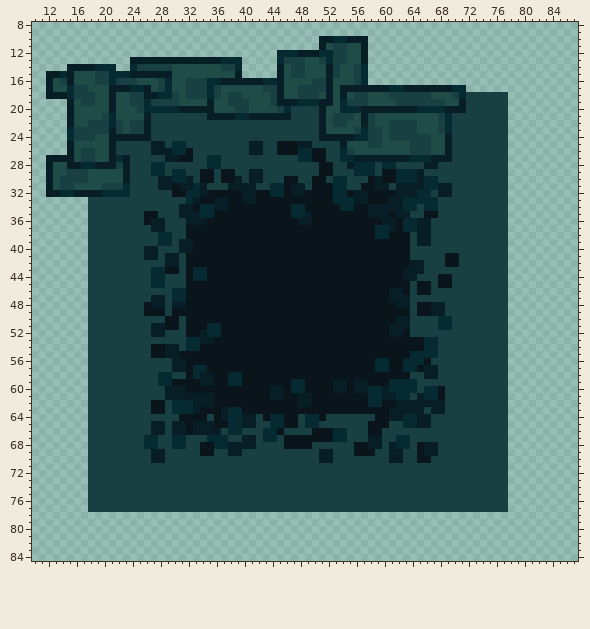
Sprite sheet, stored at public/images/ground.png. The picture above is the old version.
The file is 96x96 pixels. Shown: x 10..87, y 8..84.
After the commit:
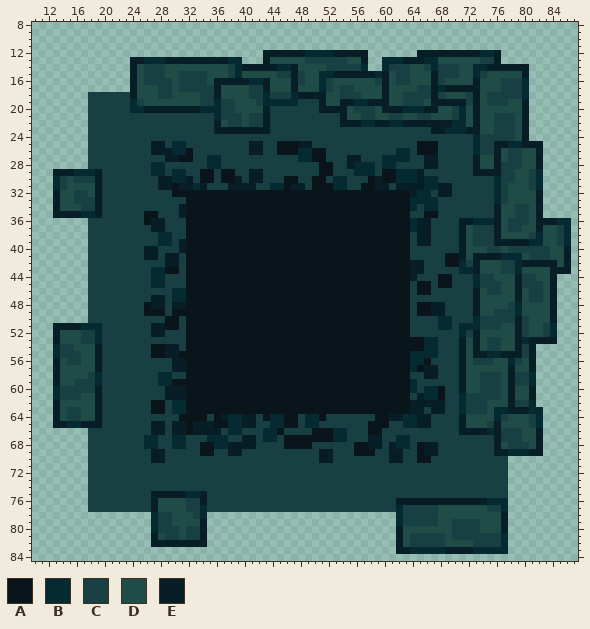
Palette (. is transparent): A #09151b  B #052a32  C #184042  D #204c48  E #081e26
What changed:
Changed rows in their new state; - is an unchanged pixel.
first column x 12:
10 ---------------------------------------.......-----------------------------
11 ---------------------------------------.......-----------------------------
12 -------------------------------EEEEE-BB--EEEE--------EEEEEEEEEBBE----------
13 --------------BBB--------E-----EDDDDDCC-C-------BBBEEEBBDDDDDDCCE----------
14 ---.......--ED---D-------D--EEEEEBBED---C-CC----BCCCDDCBCCCDDBBEEEEEE------
15 ............-DCCCD-CCCC---CBDDDDDCCE---BBEEEEEEBEDCCDDDECCCDDBCDDDDDE------
16 ............E-CC-C-C---DE----BBEDD-EC-DBC---DDDCEDCCDDDECDDDDEDDDCCCB------
17 ............EDD--C-C---CE----CCEDD-EDDDBC-CCDDDD-DDDDCC-B-EEEEDDDCCCB------
18 ......-CCCCCEDDDCCD-DD-CE-DD-CCB-CCBEEEED-CC-D--EDD----EC-DD-ED---CCB------
19 ---...-CCCCCB-DDDDD---CCBC-DD-CBBBBBCCC-D-EEBBEEE-D---DEEEE--ED---DDE------
20 ---...CCCCCCBBEEEEE---BBBCCDD--EC-C-----EEEDCCCD---BB-EEDDCBDEDDDDDDE------
21 ---...CC-CCCCCC--------CBCCCDCC-CCC----CC-ED-C---CC--CC-DD-BDEDD--CDE------
22 ---...---C-C--C---------ED--D--E-------CC-EEEBBEEBBEEEEEEEBBDEDD--CDE------
23 ---...---C-C--C---------EEEEEEEE-------CCCCC-C--C----CCEE-BBEEDD--CDE------
24 ---...-CCCCCCCC------------------------CCCCCCC--C------CCC---B----CDE------
25 ---...CCCC--------------------------------CCCC--CCCC-AAACC---B--EEBBEEE----
26 ---...-CCC--------------------------------C-CCCCCCBB-AAACC---B--EDCCDDE----
27 ......-CCCCC------------------------------CE-CCCBBBBCCE-CC---EDDEDCCDDE----
28 ......CCCC-C-------------------------------------------------EDDE-CCDDE----
29 .EEEBBBECCCC-------------------------------------------------EEEE-CDDCB----
30 .B-D--CECCCC----------------------------------------------------B-CDDCB----
31 .B-D---E---C----------------------------------------------------B-DDDCB----
32 .-DDCCD-CCCC--------AAA-----AA--AA-AA----AA-AA----AA------------B-DDDDE----
33 -EDDCC-E------------AA--AA--AA-----------AAAAA---AAA------------B-DDDDE----
34 -EDDDC-E------------A-AAAA---------AA-----AA--AAAAAA------------EDDCCDE----
35 -EEEEBBE------------AAAA-----------AAA--------AAA-AA------------EDDCCDE----
36 --------------------AAA-------------AA----------AA-A-------EEBBBEDCCCDEEEBB
37 -----------------------------------------------AAA-A-------ED---EDCCDDEDDCB
38 -----------------------------------------------AA----------ED---EDDDDCBDDCB
39 --------------------A--------------------------------------ED---EEEEEBBDDCB
40 --------------------A--------------------------------------EDDD--DCCCCCCDDE
41 -----------------------------------------------------------EDEEEEBBBDCCCDDE
42 -----------------------------------------------------------B-EDDD-CBEEEEEDE
43 ---------------------AA----------------------------A-------BBEDDD-CBDDDDEEE
44 ---------------------AA----------------------------A---------B--DDDECCDDE--
45 -------------------------------------------------------------B---DDECCCDE--
46 -------------------------------------------------AA----------ED--DDEDCCDE--
47 -------------------------------------------------AAA---------EDDDDDEDCCDE--
48 --------------------------------------------------AA---------EDDDDCBDDDDE--
49 -------------------------------------------------------------EDD--CBDDDDE--
50 --------------------------------------------------AA---------B----CECDDDE--
51 -EEEEBBB---------------AA------------------------AAA-------BBB---DDECDDCB--
52 -EDDDC-B--------------AAA------------------------AA--------B-EDDDDDECDDCB--
53 -EDDDC-B------------AAAA-----------------------------------EDED--DDEBEEEE--
54 -BCCDDDE------------AA-------------------------------------EDED--DDECE-----
55 -BCCCDDE---------------------------------------------------EDEEBBEEECE-----
56 -EDCCDDE---------------------------------------AA--A-------ED---DDBCDE-----
57 -EDDDDDE-------------AA------------------------AA--A-------EDDDDDDEDDE-----
58 -EDDDD-B-------------AAA--AA-------------------------------EDD---DECCB-----
59 -EDDCC-B--------------AA--AA-------AA----AA-AA---AAA-------EDD---DECCB-----
60 -BCCCC-E------------------------AA-AA----AA-AAAAAAAA-------EDD---DEDDE-----
61 -BCCCDDE------------AAAA--------AA--AA--------AAAAAA-------B-----DEDDE-----
62 -EDDDDDE------------AAAA------------AA--------AA--AA-------B---DDDECCB-----
63 -EDCCDDE------------AA---AAA---------------------AAA-------B---DBBEEEBB----
64 -EDCCDDE---------------------------------------------------EDDDDB-DDDCB----
65 -EEBBEEE---------------------------------------------------EDDD-EDDDDCB----
66 -----------------------------------------------------------EEEEBE-CCDDE----
67 ----------------------------------------------------------------E-CCDDE----
68 ----------------------------------------------------------------EDCCCDE----
69 ----------------------------------------------------------------EEBBBEE----
first column x 27:
75 EEEEEBBE-------------------------------------------
76 EDDDD--E---------------------------EEEEEEEEEEEEEBBB
77 EDDDD--B---------------------------B-----DDDDDDD--B
78 BCCDDDCB---------------------------BCCCCCDDDDDDDDDE
79 BCCDDDDE---------------------------BCCCCCDDCCCCDDDE
80 BCCCDCCE---------------------------EDDDDDDDCCCCDDDE
81 EDCCDCCE---------------------------EDCCCCCDCCCCCCCB
82 EEEEEEEE---------------------------EDCCCCCDDDDCCCCB
83 -----------------------------------EEBBBBBEEEEBBBBB
Boxes around the changes in both pictures, in picture pixels (x1, y1, x2, y2):
changed: (46, 36, 571, 456)
changed: (151, 491, 207, 547)
changed: (396, 498, 508, 554)
